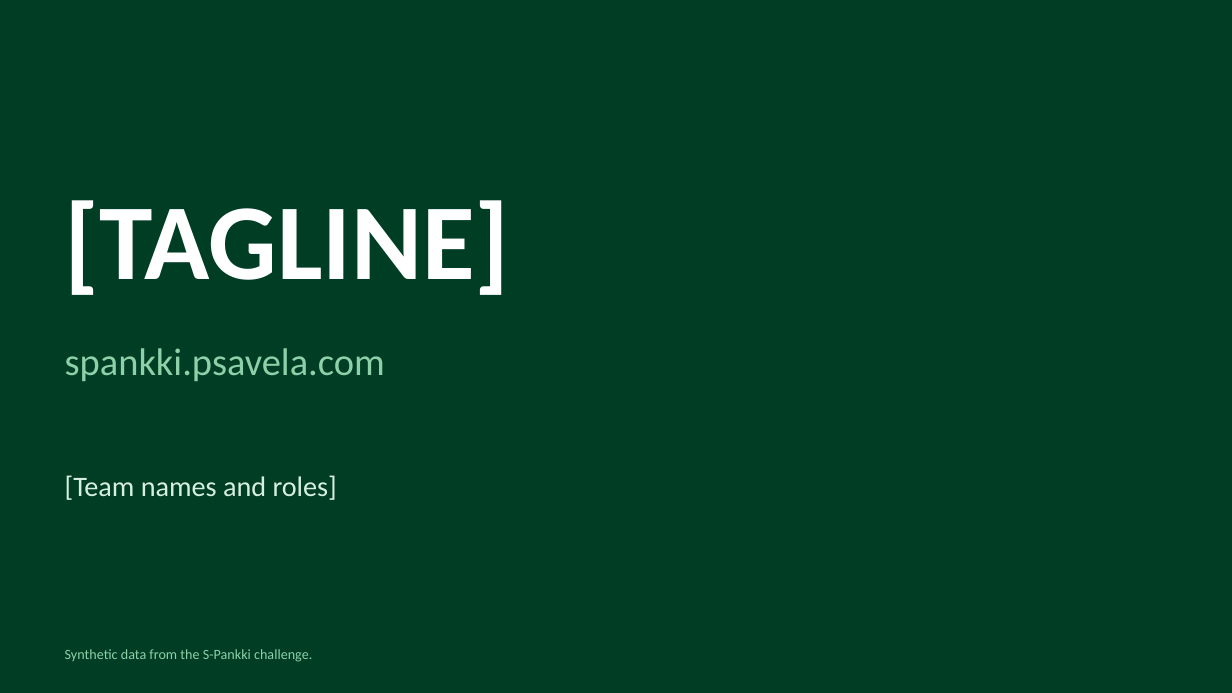
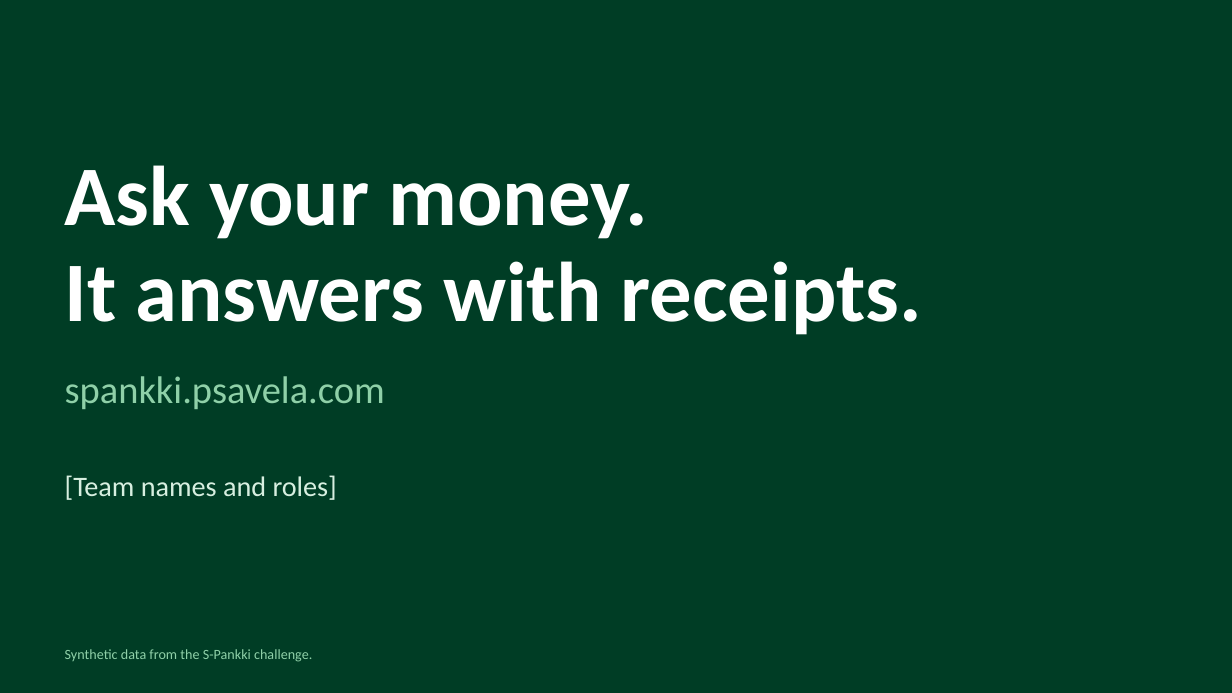
Before and after one commit to Asmoww/junction-s-pankki, a slide deck: slide 7 of docs/slides/S-Pankki-editorial-stage.pptx. Drawn at 1232x693 pixels with LibreOffice and Linux fonts; fonts in the diff are those of the drawing. Boxes give left, top, right and bottom in pixels: in the first picture for what was removed or moved away, otherwise in the second. Text is boxed around its words. In the diff, an @@ line names an element or a change of style, - is before the commit and + after.

```diff
--- a/docs/slides/S-Pankki-editorial-stage.pptx
+++ b/docs/slides/S-Pankki-editorial-stage.pptx
@@ text at bbox=[65, 165, 922, 335]: text changed; size 84 to 66 pt @@
-[TAGLINE]
+Ask your money.
+It answers with receipts.
@@ text "spankki.psavela.com": place and size @@
-text "spankki.psavela.com" at bbox=[65, 348, 385, 381]
+text "spankki.psavela.com" at bbox=[65, 376, 385, 409]
```
Also in this commit, not shown: 7 other files.
